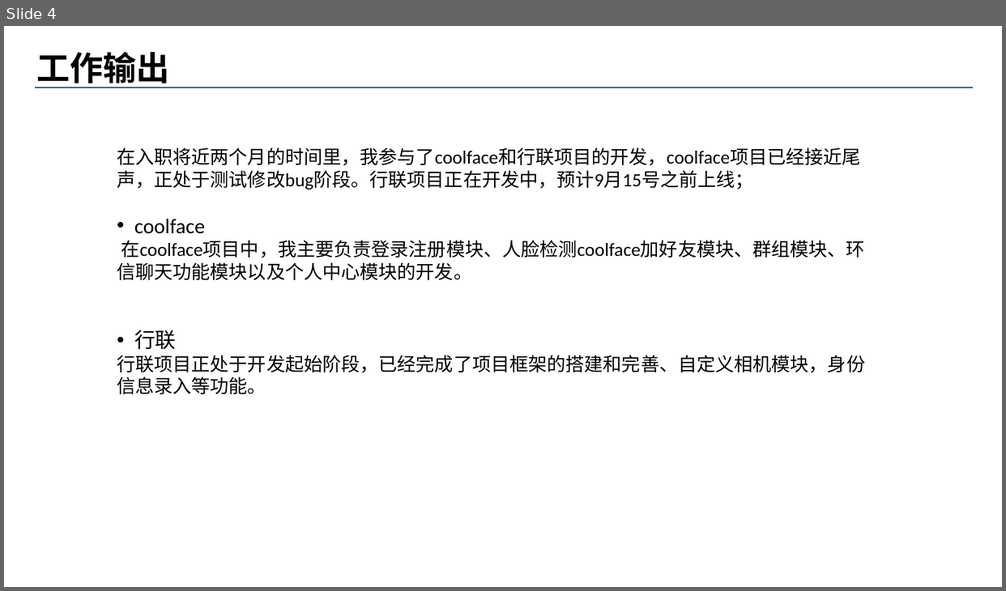
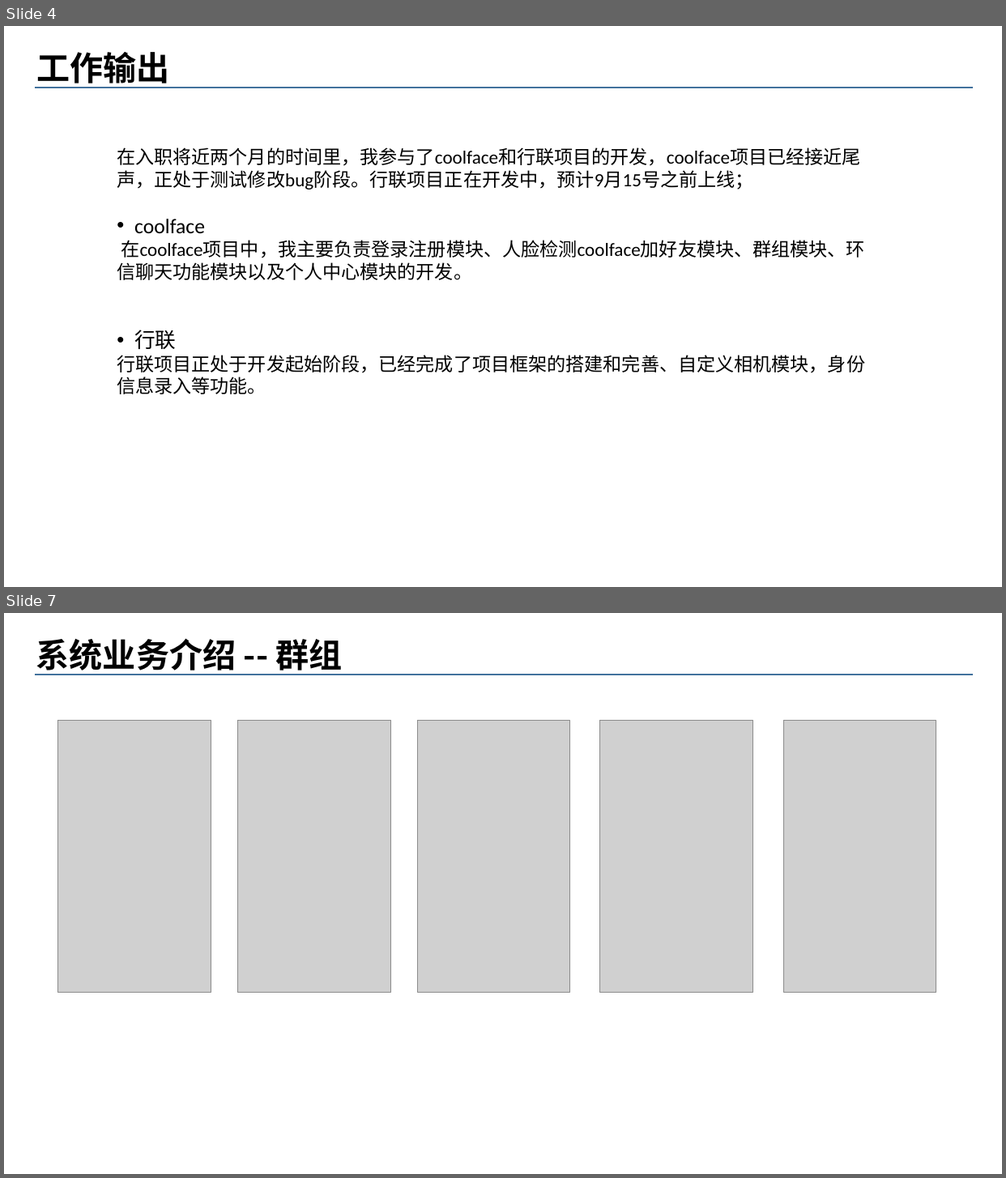
Before and after one commit to strivellj/ttt, a slide deck: 转正答辩/新员工转正答辩-名字.ppt. Shown one above the other, each under a label of ours: slide 4 before the commit, slides 4 and 7 after it; the slides between them are not shown. The pictures are 1006x591 and 1006x1178 pixels, drawn with LibreOffice and Linux fonts; fonts in the diff are those of the drawing; grey boxes stand for pictures; background and template pictures are left out. Boxes give left, top, right and bottom in pixels: in the first picture for what was removed or moved away, otherwise in the second. Text is boxed around its words. In the diff, an @@ line names an element or a change of style, - is before the commit and + after.

```diff
--- a/转正答辩/新员工转正答辩-名字.ppt
+++ b/转正答辩/新员工转正答辩-名字.ppt
@@ slide 7 added at [4,613,1002,1174], background picture (left out); not listed: 1 template element that a slide beside it also shows @@
@@ text added at [36,638,343,675], 32 pt, text #000000, bold @@
+系统业务介绍 -- 群组
@@ picture added at [57,721,211,992] @@
@@ picture added at [237,721,390,992] @@
@@ picture added at [417,721,569,992] @@
@@ picture added at [600,721,752,992] @@
@@ picture added at [782,721,936,992] @@
```
Also in this commit, not shown: 6 slides changed, 2 other slides added, 19 other files.
